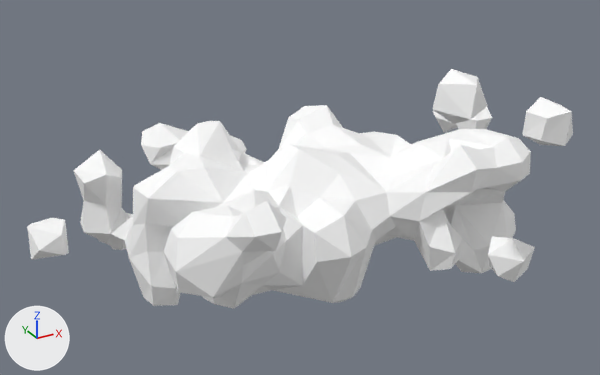
A saved change to the Blender file Assets/Models/Environment/mcfunky_cloud_collection/Cloud 07 decimate.blend.
The view is the same before and after, from a 50 mm camera at (-1.99, -3.4, 1.78) aimed at (-0.18, -0.1, 0.14). The axes (+X, +Y, +Z) are drawn at lower left. The lights are the same throughout.

Objects in the first picture: 'cloud_7'.
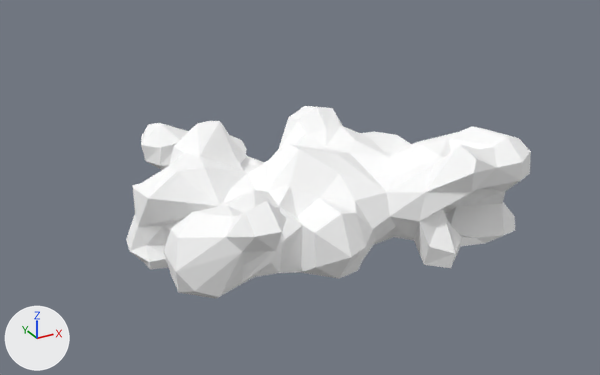
Commit message: An attempt at editing a few of the cloud models.

Changed parts and their boxes (x1, y1, x2, y2) in the pictures (600 x 375 px; the box of a moved part takes in the faces that stretch with it):
'cloud_7', reshaped (26% narrower, 20% shorter)
    before: (27, 69, 573, 309)
    after: (126, 106, 531, 299)
part 1 of me_untitled_003, deleted
    before: (433, 107, 492, 132)
part 2 of me_untitled_003, deleted
    before: (27, 218, 69, 260)
part 3 of me_untitled_003, deleted
    before: (488, 236, 535, 282)
part 4 of me_untitled_003, deleted
    before: (433, 69, 488, 124)
part 5 of me_untitled_003, deleted
    before: (523, 97, 573, 146)
part 6 of me_untitled_003, moved or reshaped
    before: (73, 149, 516, 309)
    after: (126, 189, 515, 279)

The change in detail:
me_untitled_003 is used by ob_cloud_7; location (0.0, 0.0, 0.0).
me_untitled_003 had 1045 vertices, 2072 faces and spanned x -1.46..1.22, y -1.06..0.88, z -0.45..0.9.
me_untitled_003 now has 820 vertices, 1641 faces and spans x -0.99..0.96, y -0.74..0.88, z -0.23..0.4.
me_untitled_003 part 1: the loose piece of 58 vertices spanning x 0.9..1.22, y -0.06..0.46, z 0.07..0.35 is deleted.
me_untitled_003 part 2: the loose piece of 28 vertices spanning x -1.46..-1.24, y 0.05..0.26, z -0.09..0.13 is deleted.
me_untitled_003 part 3: the loose piece of 24 vertices spanning x 0.38..0.6, y -1.0..-0.78, z -0.16..0.06 is deleted.
me_untitled_003 part 4: the loose piece of 23 vertices spanning x -0.03..0.19, y -1.06..-0.83, z 0.67..0.9 is deleted.
me_untitled_003 part 5: the loose piece of 23 vertices spanning x 0.46..0.67, y -1.06..-0.85, z 0.5..0.71 is deleted.
me_untitled_003 part 6: 303 vertices moved from x -0.99..0.95, y -0.59..0.64, z -0.45..-0.02 to x -0.99..0.95, y -0.59..0.64, z -0.23..-0.02; 88 vertices removed from x -1.14..0.92, y 0.15..0.74, z -0.37..0.3; 19 vertices added at x -0.98..0.92, y 0.15..0.54, z -0.16..-0.03.
